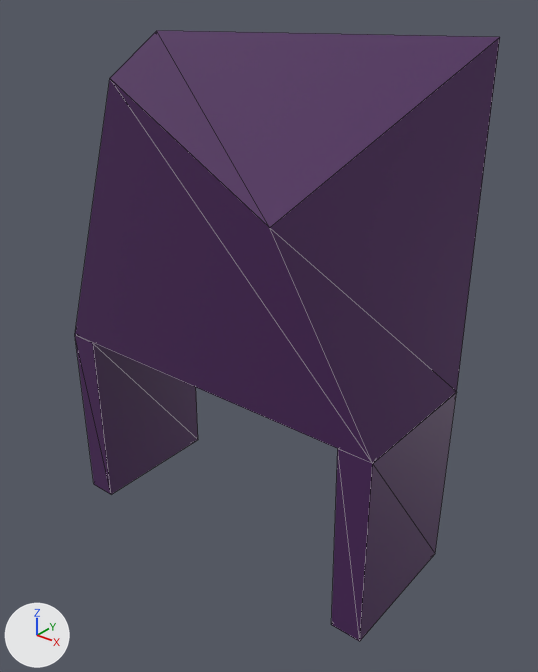
Before and after pictures for a commit that changed the glTF model src/assets/bar.glb.
Camera for both pictures: a 50 mm camera at (2.16, -2.57, 2.77) aimed at (0.11, 0.0, 1.18). Every picture has the same lights, and +X, +Y and +Z are marked at lower left. Mesh edges are drawn as thin lines. Where no turn or scale is listed for an object, it has been applied to the vertices. Vertices at the same position are counted once.

Objects in the first picture: 'wallup box'.
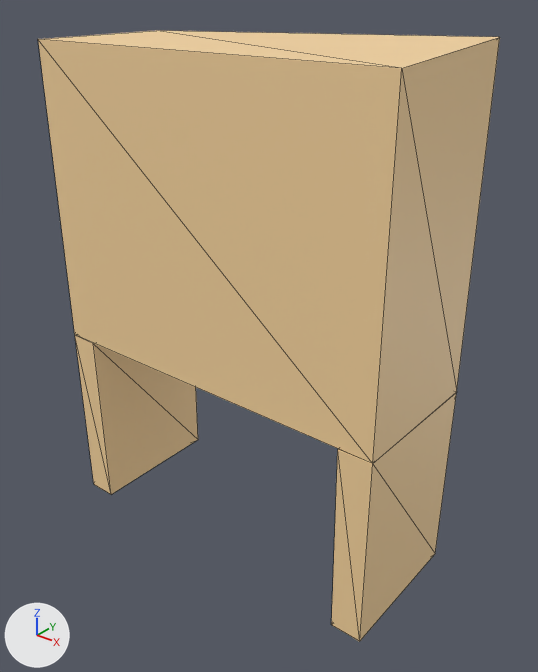
Changed parts and their boxes (x1, y1, x2, y2) in the pictures (538 x 672 px; the box of a moved part takes in the faces that stretch with it):
'wallup box', recoloured, reshaped (purple to beige, 9% wider): before (75, 30, 500, 642); after (38, 30, 500, 642)
part 1 of me_cube_005, moved or reshaped: before (75, 30, 500, 463); after (38, 30, 500, 463)

The change in detail:
Material 'Material.001' (mat_material_001) changes colour from dark purple #4a235a to beige #fad7a0; in linear values from (0.0685, 0.0168, 0.102) to (0.956, 0.68, 0.352).
me_cube_005 has 24 vertices, 36 faces and spans x -0.95..0.95, y -0.44..0.37, z -2.38..0.17.
me_cube_005 is used by ob_wallup_box; location (0.0, 0.0, 2.38).
Part 1, on me_cube_005:
Vertex 1 of me_cube_005 moves from (0.47, -0.44, -0.48) at pixel (269, 227) to (0.94, -0.37, 0.12) at pixel (401, 68).
Vertex 3 of me_cube_005 moves from (-0.38, -0.44, 0.0) at pixel (109, 78) to (-0.94, -0.37, 0.12) at pixel (37, 39).
